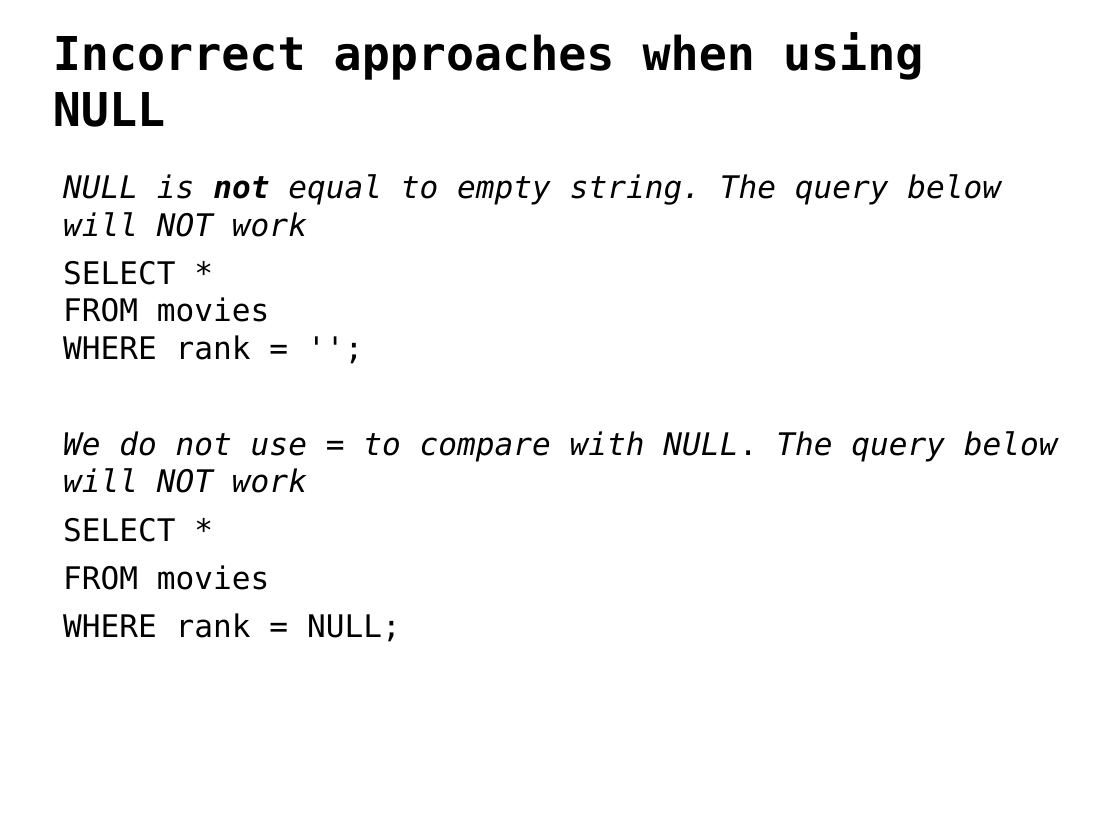
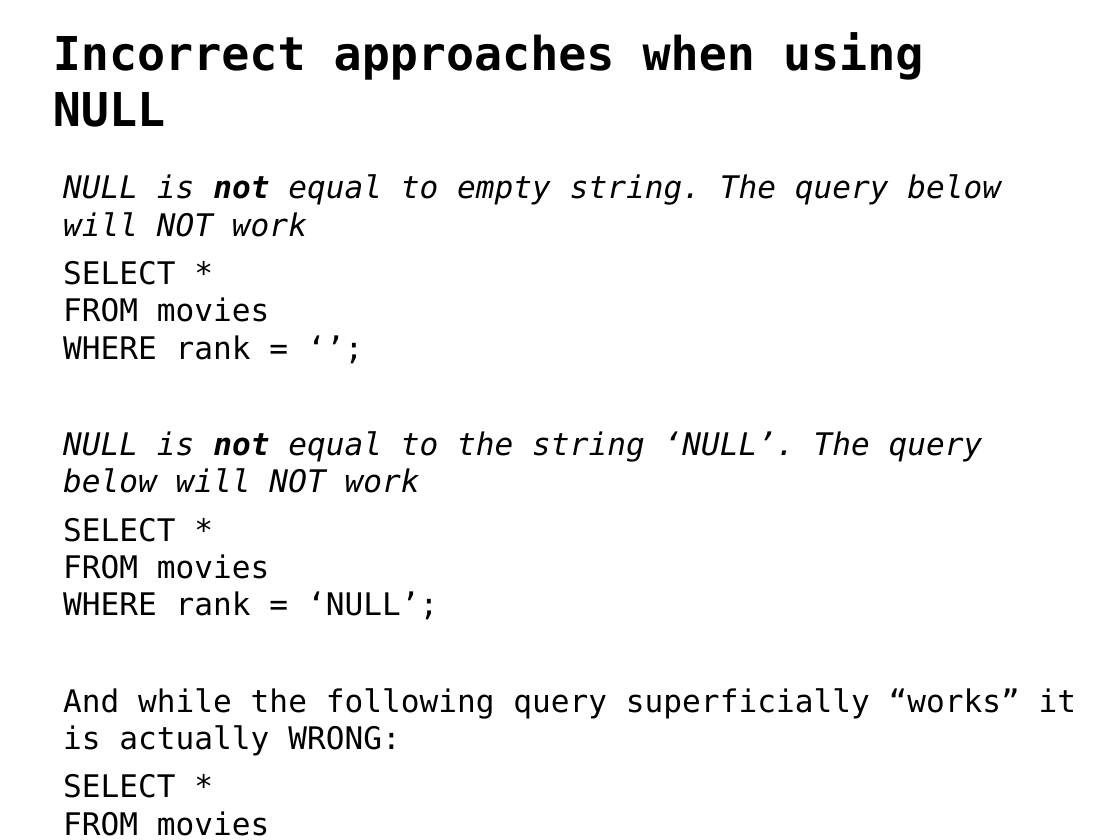
Before and after one commit to ipeirotis/introduction-to-databases, a slide deck: slide 15 of session3/B3-SQL_Filtering.pptx. Drawn at 1120x840 pixels with LibreOffice and Linux fonts; fonts in the diff are those of the drawing. Boxes give left, top, right and bottom in pixels: in the first picture for what was removed or moved away, otherwise in the second. Text is boxed around its words. In the diff, an @@ line names an element or a change of style, - is before the commit and + after.

```diff
--- a/session3/B3-SQL_Filtering.pptx
+++ b/session3/B3-SQL_Filtering.pptx
@@ text at (63,261,1077,836): text changed @@
-SELECT *
-FROM movies
-WHERE rank = '';
-We do not use = to compare with NULL. The query below will NOT work
-SELECT *
-FROM movies
-WHERE rank = NULL;
+SELECT *
+FROM movies
+WHERE rank = ‘’;
+NULL is not equal to the string ‘NULL’. The query below will NOT work
+SELECT *
+FROM movies
+WHERE rank = ‘NULL’;
+And while the following query superficially “works” it is actually WRONG:
+SELECT *
+FROM movies
+WHERE rank <> ‘NULL’;
```
Also in this commit, not shown: 1 other slide changed, 1 slide added.
